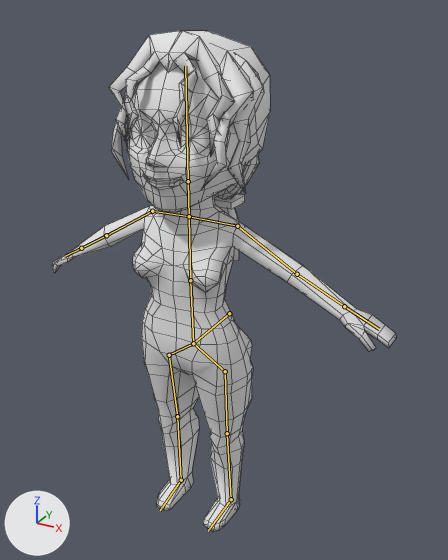
A saved change to the Blender file OculusWalkerDemo/_asset/Chr/c9000/c9000.blend.
Camera for both pictures: a 50 mm camera at (1.005, -1.699, 1.795) aimed at (0.059, 0.021, 0.935). Arrows for +X, +Y and +Z are at lower left; the lights stay in place. The bones that bend it are drawn over the model as lines. Mesh edges are drawn as thin lines.

In view in the first picture: 'body'.
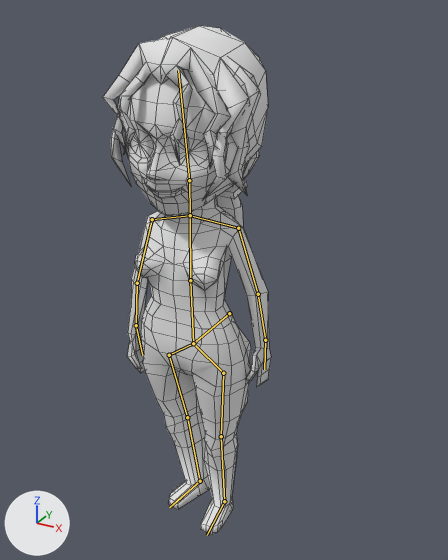
The newer file adds an action. The first version stands in its rest pose; the second is drawn at frame 0 of the action 'Pause'.

What differs and where, as boxes [x1, y1, x2, y2] in the pictures (448 x 560 px):
'body', posed (51% narrower)
    before: [52, 30, 396, 532]
    after: [103, 26, 271, 534]
bone 'Chest', root to tip
    before: (190, 280) to (189, 216)
    after: (190, 280) to (190, 215)
bone 'Shoulder_R', root to tip
    before: (189, 216) to (152, 211)
    after: (190, 215) to (152, 219)
bone 'UpperArm_R', root to tip
    before: (152, 211) to (106, 235)
    after: (152, 219) to (137, 283)
bone 'LowerArm_R', root to tip
    before: (106, 235) to (81, 248)
    after: (137, 283) to (136, 325)
bone 'Hand_R', root to tip
    before: (81, 248) to (65, 256)
    after: (136, 325) to (142, 355)
bone 'Shoulder_L', root to tip
    before: (189, 216) to (237, 226)
    after: (190, 215) to (238, 228)
bone 'UpperArm_L', root to tip
    before: (237, 226) to (297, 274)
    after: (238, 228) to (258, 294)
bone 'LowerArm_L', root to tip
    before: (297, 274) to (344, 306)
    after: (258, 294) to (265, 340)
bone 'Hand_L', root to tip
    before: (344, 306) to (379, 329)
    after: (265, 340) to (264, 369)
bone 'Head', root to tip
    before: (188, 181) to (185, 66)
    after: (189, 180) to (178, 70)
bone 'UpperLeg_R', root to tip
    before: (169, 355) to (177, 416)
    after: (169, 355) to (187, 417)
bone 'LowerLeg_R', root to tip
    before: (177, 416) to (181, 480)
    after: (187, 417) to (200, 481)
bone 'Hip_L', root to tip
    before: (193, 343) to (225, 371)
    after: (193, 343) to (223, 373)
bone 'UpperLeg_L', root to tip
    before: (225, 371) to (227, 433)
    after: (223, 373) to (221, 436)
bone 'LowerLeg_L', root to tip
    before: (227, 433) to (231, 499)
    after: (221, 436) to (224, 501)
bone 'Foot_L', root to tip
    before: (231, 499) to (208, 531)
    after: (224, 501) to (207, 535)

The change in detail:
Bone 'Chest' (bone_chest) turns from (0, 0, 0) to (-3, 0, 1) degrees about its own x, y and z.
Bone 'Shoulder_R' (bone_shoulder_r) turns from (0, 0, 0) to (-7, 2, 8) degrees about its own x, y and z.
Bone 'UpperArm_R' (bone_upperarm_r) turns from (0, 0, 0) to (-31, 9, 17) degrees about its own x, y and z.
Bone 'LowerArm_R' (bone_lowerarm_r) turns from (0, 0, 0) to (-6, 0, 2) degrees about its own x, y and z.
Bone 'Hand_R' (bone_hand_r) turns from (0, 0, 0) to (-15, 1, 5) degrees about its own x, y and z.
Bone 'Shoulder_L' (bone_shoulder_l) turns from (0, 0, 0) to (-5, 2, 0) degrees about its own x, y and z.
Bone 'UpperArm_L' (bone_upperarm_l) turns from (0, 0, 0) to (-39, 0, -14) degrees about its own x, y and z.
Bone 'LowerArm_L' (bone_lowerarm_l) turns from (0, 0, 0) to (1, -3, -15) degrees about its own x, y and z.
Bone 'Hand_L' (bone_hand_l) turns from (0, 0, 0) to (-11, 0, -6) degrees about its own x, y and z.
Bone 'Head' (bone_head) turns from (0, 0, 0) to (14, 1, -3) degrees about its own x, y and z.
Bone 'UpperLeg_R' (bone_upperleg_r) turns from (0, 0, 0) to (2, 20, -8) degrees about its own x, y and z.
Bone 'LowerLeg_R' (bone_lowerleg_r) turns from (0, 0, 0) to (0, 0, 2) degrees about its own x, y and z.
Bone 'Hip_L' (bone_hip_l) turns from (0, 0, 0) to (0, -4, -3) degrees about its own x, y and z.
Bone 'UpperLeg_L' (bone_upperleg_l) turns from (0, 0, 0) to (1, 0, 0) degrees about its own x, y and z.
Bone 'LowerLeg_L' (bone_lowerleg_l) turns from (0, 0, 0) to (3, 1, -1) degrees about its own x, y and z.
Bone 'Foot_L' (bone_foot_l) turns from (0, 0, 0) to (1, 6, 8) degrees about its own x, y and z.
